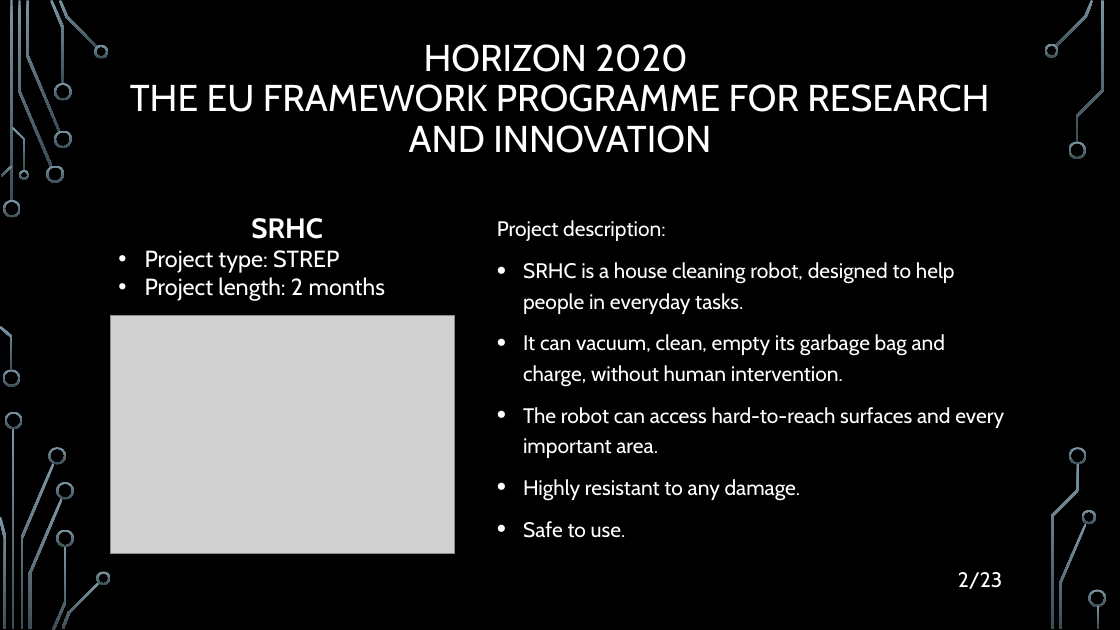
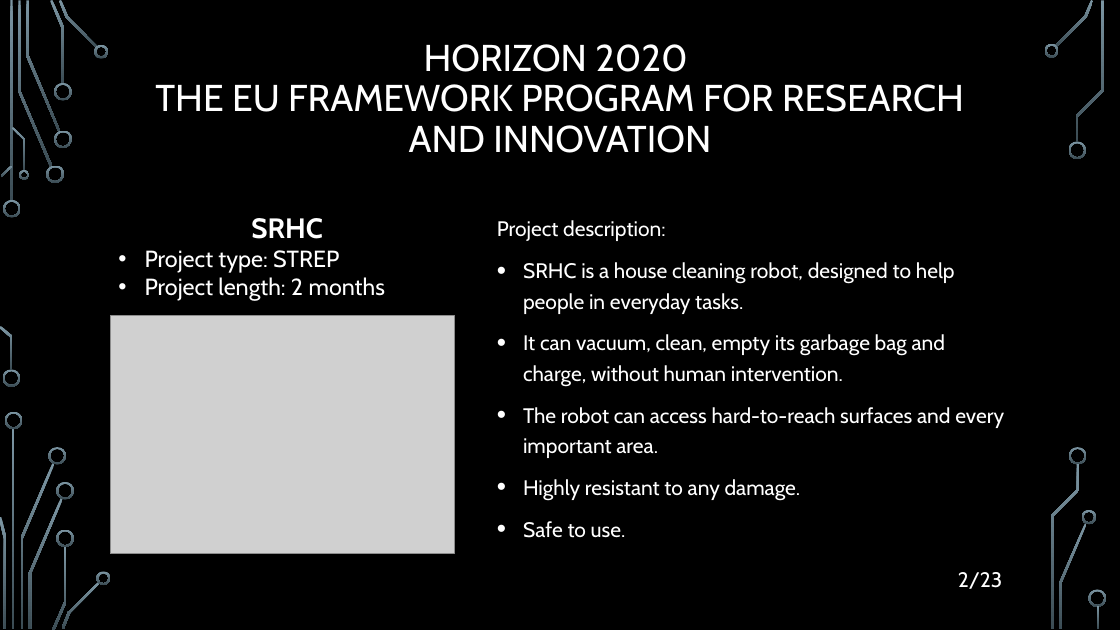
Before and after one commit to filozof50/UP, a slide deck: slide 2 of hw2/H2020.pptx. Drawn at 1120x630 pixels with LibreOffice and Linux fonts; fonts in the diff are those of the drawing; grey boxes stand for pictures; background and template pictures are left out. Boxes give left, top, right and bottom in pixels: in the first picture for what was removed or moved away, otherwise in the second. Text is boxed around its words. In the diff, an @@ line names an element or a change of style, - is before the commit and + after.

```diff
--- a/hw2/H2020.pptx
+++ b/hw2/H2020.pptx
@@ title at box(155, 44, 964, 153): text changed @@
-HORIZON 2020
-THE EU FRAMEWORK PROGRAMME FOR RESEARCH AND INNOVATION
+HORIZON 2020
+THE EU FRAMEWORK PROGRAM FOR RESEARCH AND INNOVATION
```
Also in this commit, not shown: 4 other slides changed.
